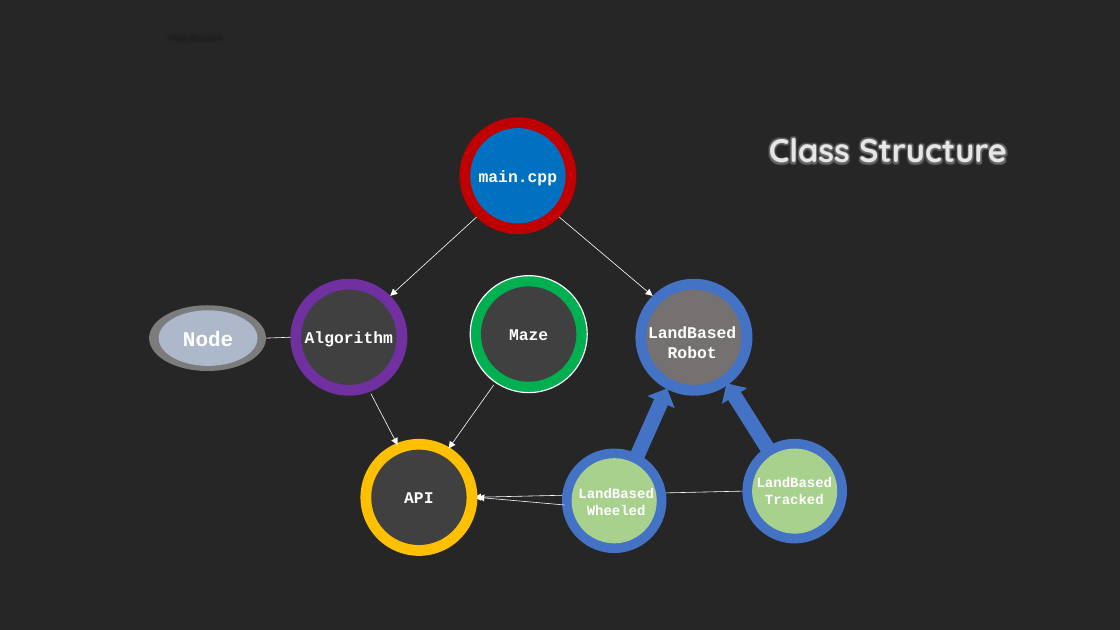
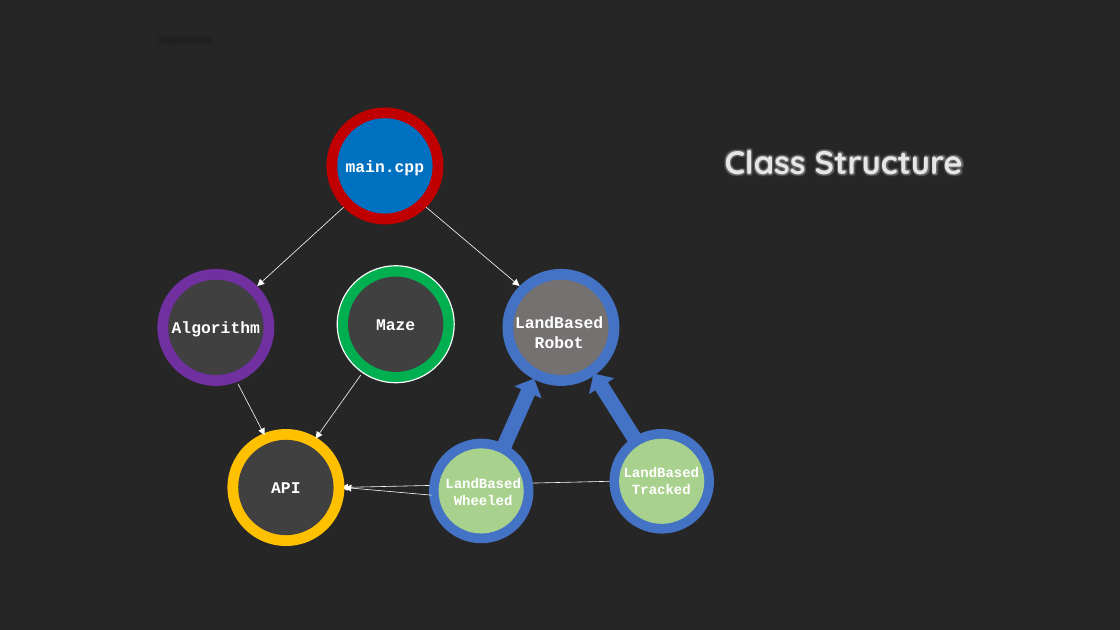
Before and after one commit to spraveen7/ENPM808Y_FinalProject, a slide deck: slide 10 of Flowchart FP.pptx. Drawn at 1120x630 pixels with LibreOffice and Linux fonts; fonts in the diff are those of the drawing. Boxes give left, top, right and bottom in pixels: in the first picture for what was removed or moved away, otherwise in the second. Text is boxed around its words. In the diff, an @@ line names an element or a change of style, - is before the commit and + after.

Commit message:
changes

```diff
--- a/Flowchart FP.pptx
+++ b/Flowchart FP.pptx
@@ title "Class Structure" moved from (x1=769, y1=137, x2=1007, y2=165) to (x1=725, y1=149, x2=963, y2=176) @@
@@ ellipse removed at (x1=149, y1=305, x2=266, y2=371) @@
@@ ellipse removed at (x1=159, y1=310, x2=258, y2=365) @@
-Node
@@ line removed from (266, 339) to (291, 337) @@
@@ 12 ellipses, 6 texts, 6 arrows, 2 right arrows moved together from (x1=291, y1=118, x2=847, y2=553) to (x1=157, y1=108, x2=714, y2=543) @@
@@ 2 ellipses, 1 text moved together from (x1=360, y1=439, x2=833, y2=555) to (x1=228, y1=429, x2=700, y2=546) @@
```
Also in this commit, not shown: 1 other slide changed.
